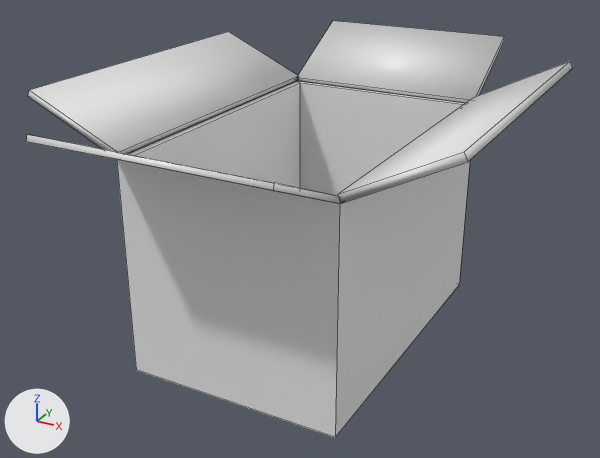
An edit to the FBX model Assets/Models/Box.fbx, drawn before and after from the same camera.
Before and after are seen from a camera (50 mm lens) standing at (3.36, -6.36, 3.17) and looking at (-0.06, -0.15, 0.07). Arrows for +X, +Y and +Z are at lower left; the lights stay in place. Mesh edges are drawn as thin lines. Where no turn or scale is listed for an object, it has been applied to the vertices. Vertices at the same position are counted once.

Names of what the first picture shows: 'Box', 'Kapak1', 'Kapak2', 'kapak3', 'kapak4'.
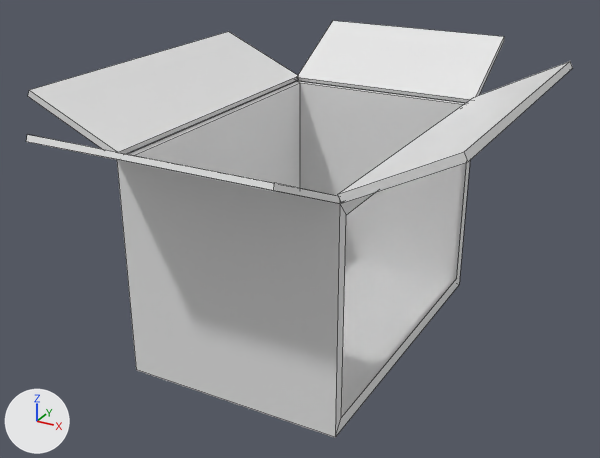
The change, as a list of edits to the scene's bpy script:
```text
Add mat_transparent:
    mat_transparent = principled_material('Transparent')
    mat_transparent.base_color = (0.8, 0.8, 0.8)  # white #e7e7e7
    mat_transparent.alpha = 0.3
Change me_cube_005:
    where me_cube_005.from_pydata(...)  # 8 vertices, 6 faces; spans x -1.0..1.0, y -0.01..0.87, z 0.0..0.52
    used by ob_kapak4; location = (0.001, 1.494, 1.0)
    me_cube_005 part 2: edges marked sharp go from 0 to 12
Change me_cube_002:
    where me_cube_002.from_pydata(...)  # 8 vertices, 6 faces; spans x -0.02..0.89, y -1.51..1.49, z 0.01..0.52
    used by ob_kapak1; location = (1.001, 0.011, 1.0)
    me_cube_002 part 3: edges marked sharp go from 0 to 12
Change me_cube_003:
    where me_cube_003.from_pydata(...)  # 8 vertices, 6 faces; spans x -0.9..0.01, y -1.5..1.5, z 0.0..0.46
    used by ob_kapak2; location = (-0.998, 0.004, 1.0)
    me_cube_003 part 1: edges marked sharp go from 0 to 12
Change me_cube_001:
    where me_cube_001.from_pydata(...)  # 16 vertices, 14 faces; spans x -1.0..1.0, y -1.5..1.5, z -1.0..1.0
    used by ob_box; location = (0.0, 0.0, 0.0)
    verts and faces of me_cube_001; kept vertices keep their numbers, new ones are numbered from 16
    before: 0 (0.93, 1.45, -0.8), 1 (0.93, -1.45, -0.8), 2 (-0.94, 1.45, -0.8), 3 (-0.94, -1.45, -0.8), 4 (1.0, 1.5, 1.0)
    before: 5 (1.0, 1.5, -1.0) at pixel (459, 284), 6 (1.0, -1.5, 1.0) at pixel (339, 203), 7 (1.0, -1.5, -1.0) at pixel (335, 437), 12 (0.93, -1.45, 1.0), 15 (0.93, 1.45, 1.0)
    me_cube_001 part 4
    add delete_faces([(4, 6, 7, 5), (0, 1, 12, 15)])
    add for i in [*range(0, 4)]: verts[i] += (0.0, 0.0, -0.14)
    add verts[16] = (0.93, 1.4, -0.88)
    add verts[17] = (0.93, 1.4, 0.88)
    add verts[18] = (0.93, -1.4, -0.88)
    add verts[19] = (0.93, -1.4, 0.88)
    add for new, old in zip([*range(20, 24)], [*range(16, 20)]): verts[new] = verts[old] + (0.07, 0.0, 0.0)
    add faces += [(16, 20, 21, 17), (18, 19, 23, 22), (16, 18, 22, 20), (17, 21, 23, 19), (4, 6, 23, 21, 20, 22, 7, 5), (6, 7, 22, 23)]  # mat_material_001 (white #e7e7e7)
    add faces += [(0, 1, 18, 16), (0, 16, 17, 19, 18, 1, 12, 15)]  # mat_material_001 (white #e7e7e7)
    add faces += [(20, 21, 23, 22)]  # mat_transparent (white #e7e7e7)
    add me_cube_001.materials.append(mat_transparent)  # white #e7e7e7
```

Boxes [x1, y1, x2, y2] around the edits, measured in the pictures (600 x 458 px):
part 1 of me_cube_003, shading changed: [28, 32, 298, 154] in both
part 2 of me_cube_005, shading changed: [297, 21, 504, 103] in both
part 3 of me_cube_002, shading changed: [338, 61, 573, 203] in both
part 4 of me_cube_001, built on: [135, 83, 470, 437] in both
